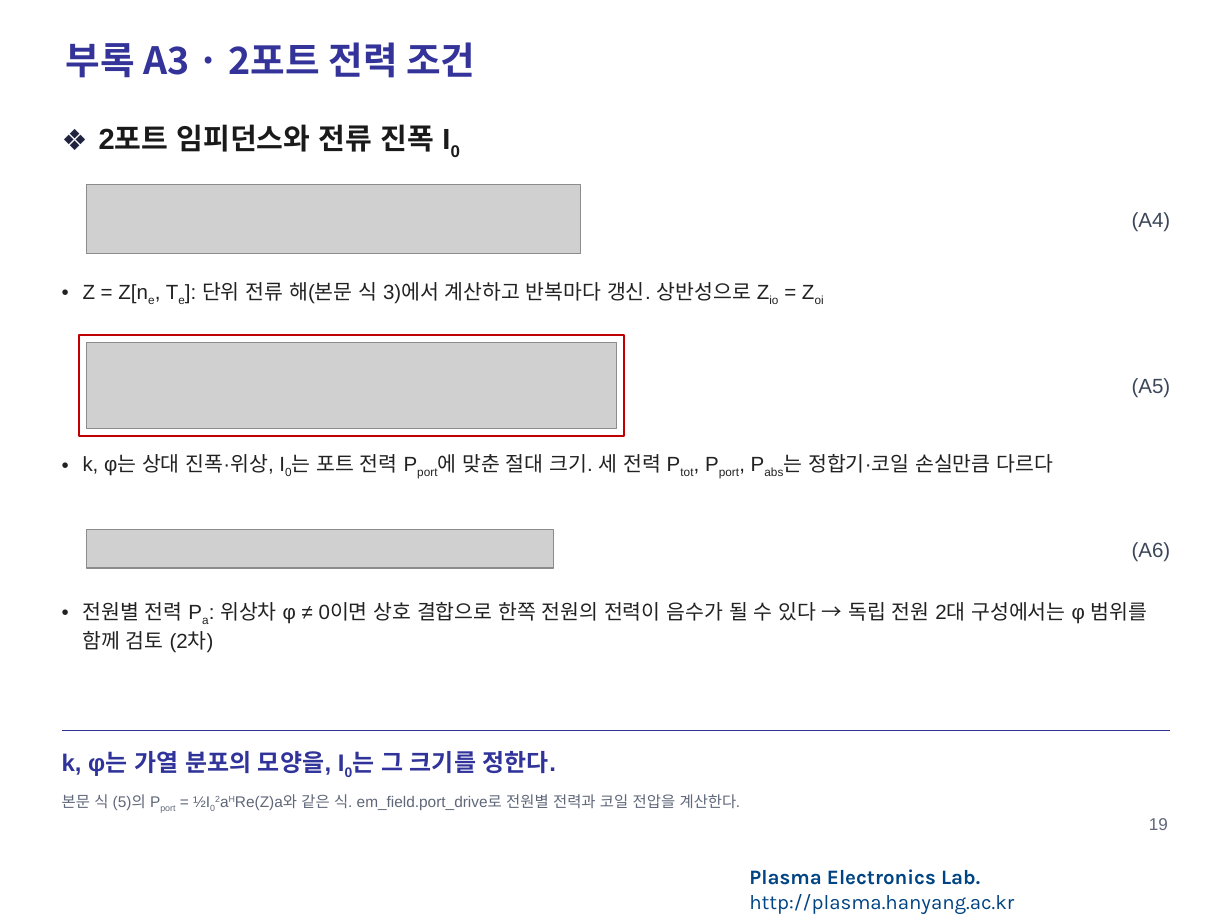
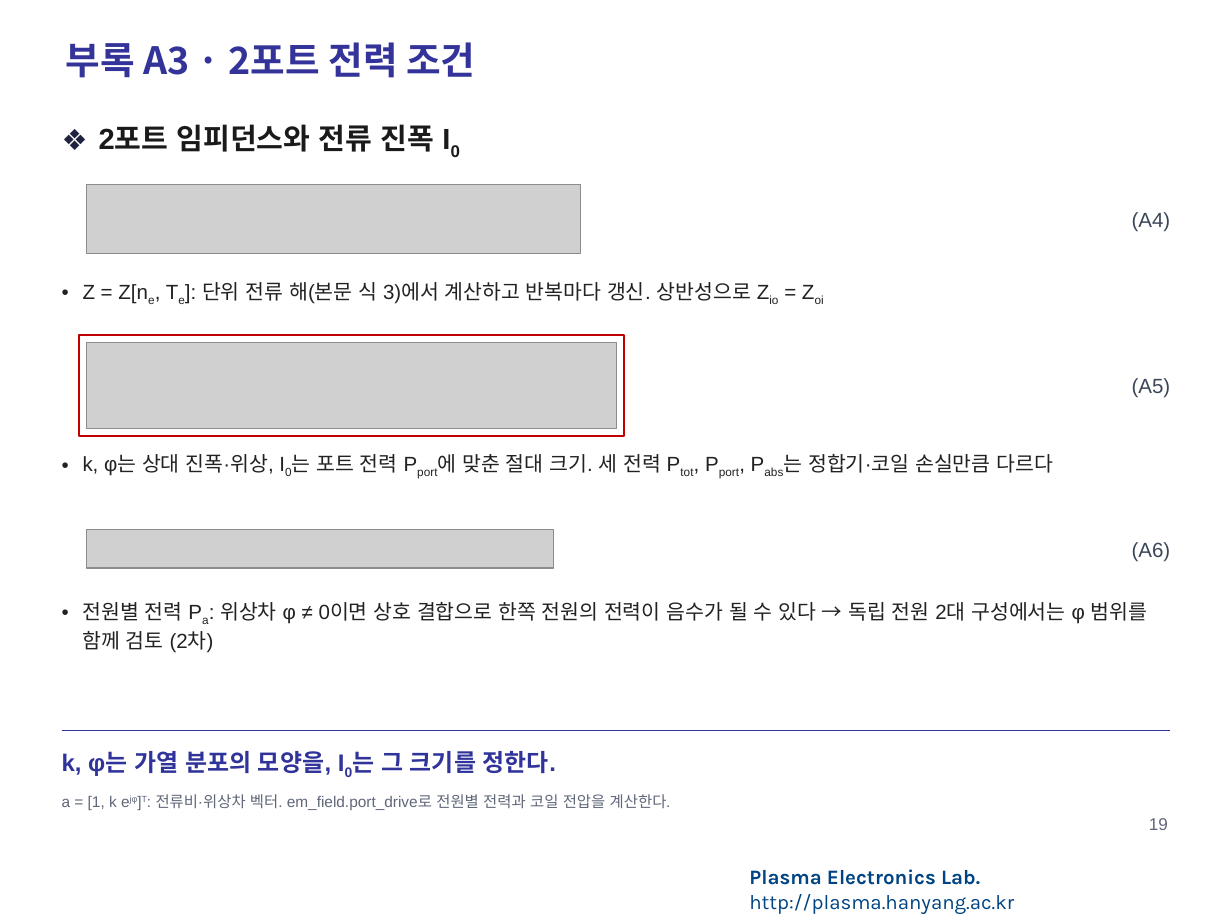
Before and after one commit to garlicjam-pyo/plasma, a slide deck: slide 19 of presentations/1차발표_피드백반영판.pptx. Drawn at 1232x924 pixels with LibreOffice and Linux fonts; fonts in the diff are those of the drawing; grey boxes stand for pictures; background and template pictures are left out. Boxes give left, top, right and bottom in pixels: in the first picture for what was removed or moved away, otherwise in the second. Text is boxed around its words. In the diff, an @@ line names an element or a change of style, - is before the commit and + after.

```diff
--- a/presentations/1차발표_피드백반영판.pptx
+++ b/presentations/1차발표_피드백반영판.pptx
@@ text at [62,794,671,810]: text changed @@
-본문 식 (5)의 Pport = ½I02aHRe(Z)a와 같은 식. em_field.port_drive로 전원별 전력과 코일 전압을 계산한다.
+a = [1, k ejφ]T: 전류비·위상차 벡터. em_field.port_drive로 전원별 전력과 코일 전압을 계산한다.
```
Also in this commit, not shown: 12 other slides changed, 2 slides added, 1 slide removed, 15 other files.
